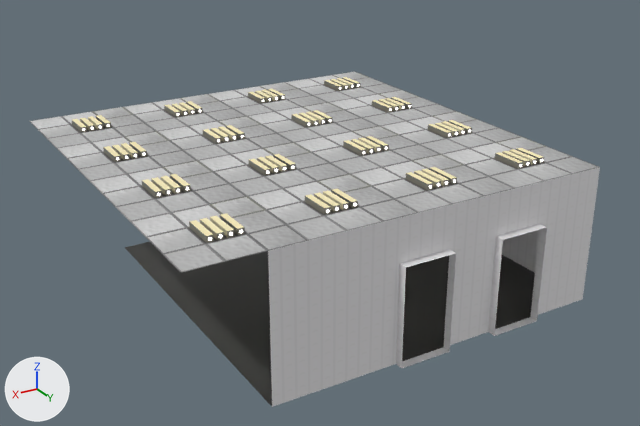
One commit to the Blender file blendfiles/floor.blend: the scene before it, then after it.
Both versions are drawn from a camera (50 mm lens) standing at (17.86, 15.24, 12.21) and looking at (5.64, -5.11, 2.04). Lighting does not change. The marker at lower left points along +X, +Y and +Z.

In view in the first picture: 'Ceiling', 'Floor', 'Wall'.
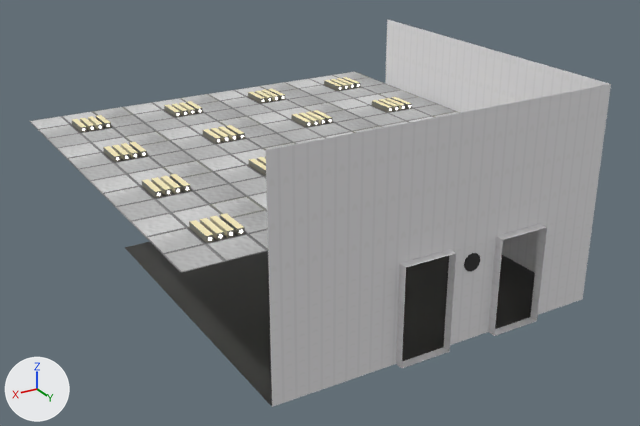
Location of each change, [x1, y1, x2, y2] in pixels of the pictures (640 x 426 px; the box of a moved part takes in the faces that stretch with it):
'Wall', reshaped: before [268, 167, 600, 407]; after [266, 19, 611, 407]
'Cylinder', added: after [464, 253, 480, 272]
part 1 of me_plane_003, moved or reshaped: before [268, 167, 600, 264]; after [266, 19, 611, 264]

What changed in the scene script:
```text
Add mat_clock_outside:
    mat_clock_outside = principled_material('Clock Outside')
    mat_clock_outside.base_color = (0.00749, 0.00749, 0.00749)  # black #151515
Add mat_clock_inside:
    mat_clock_inside = principled_material('Clock Inside')
    mat_clock_inside.base_color = (0.8, 0.8, 0.8)  # white #e7e7e7
Change me_plane_003:
    where me_plane_003.from_pydata(...)  # 36 vertices, 24 faces; spans x -1.0..9.0, y -3.0..1.0, z -9.0..1.25
    used by ob_wall; location = (1.0, -1.0, 1.0); rotation_euler = (4.712, 0.0, 0.0), in degrees (270, 0, 0)
    before: 0 (-1.0, -3.0, 1.0) at pixel (600, 167), 1 (9.0, -3.0, 1.0) at pixel (268, 250), 4 (-1.0, -3.0, -9.0) at pixel (385, 83), 6 (1.0, -3.0, 1.0) at pixel (544, 181), 8 (2.5, -3.0, 1.0) at pixel (500, 192)
    before: 10 (4.0, -3.0, 1.0) at pixel (452, 204), 12 (5.5, -3.0, 1.0) at pixel (401, 217)
    me_plane_003 part 1
    add for i in [0, 1, 4, 6, 8, 10, 12]: me_plane_003.vertices[i].co += Vector((0.0, -2.27, 0.0))
Add me_cylinder:
    me_cylinder.from_pydata(...)  # 61 vertices, 41 faces; spans x -1.0..1.0, y -1.0..1.0, z -0.77..1.23
    # faces by material slot: [40, 1]
    me_cylinder.materials.append(mat_clock_outside)  # black #151515
    me_cylinder.materials.append(mat_clock_inside)  # white #e7e7e7
Add ob_cylinder:
    ob_cylinder = bpy.data.objects.new('Cylinder', me_cylinder)
    ob_cylinder.location = (4.25, 0.01, 2.27)
    ob_cylinder.rotation_euler = (1.571, 0.0, 0.0)  # degrees (90, 0, 0)
    ob_cylinder.scale = (0.254, 0.254, 0.0303)
```
